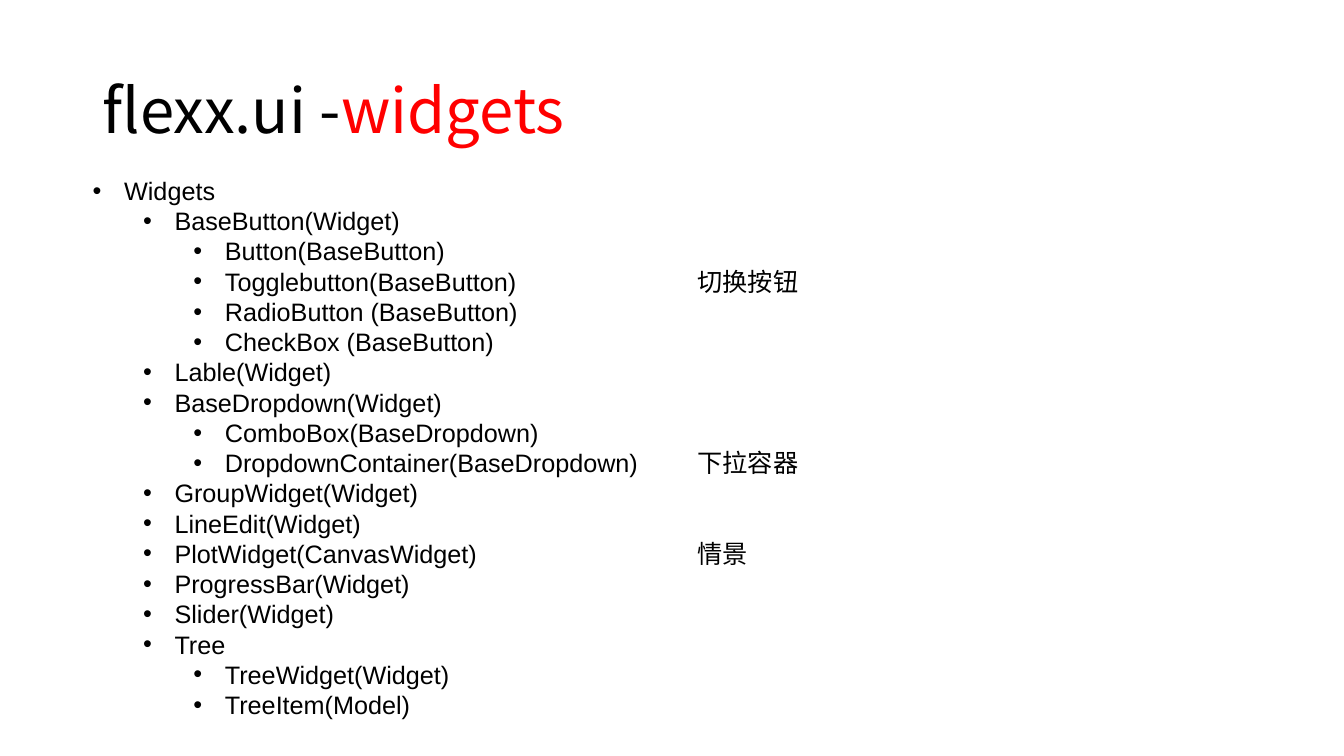
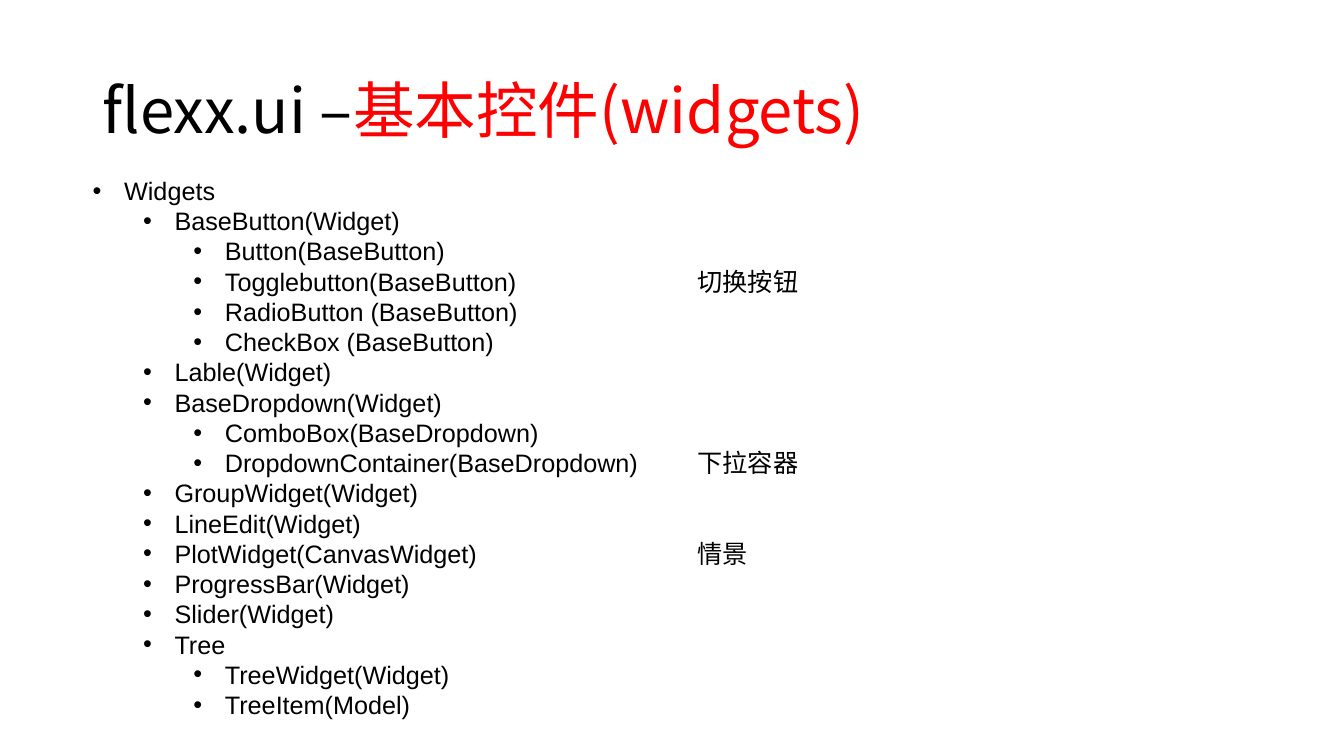
Before and after one commit to 260936767/UpdateServer, a slide deck: slide 12 of flexx_study/report for python&flexx.pptx (slide 10 before the commit). Drawn at 1344x756 pixels with LibreOffice and Linux fonts; fonts in the diff are those of the drawing. Boxes give left, top, right and bottom in pixels: in the first picture for what was removed or moved away, otherwise in the second. Text is boxed around its words. In the diff, an @@ line names an element or a change of style, - is before the commit and + after.

```diff
--- a/flexx_study/report for python&flexx.pptx
+++ b/flexx_study/report for python&flexx.pptx
@@ title at [102,81,865,149]: text changed; text colour #000000 to #FF0000 @@
-flexx.ui -widgets
+flexx.ui –基本控件(widgets)
```
Also in this commit, not shown: 13 other slides changed, 7 slides added, 1 slide removed, 1 other file.
